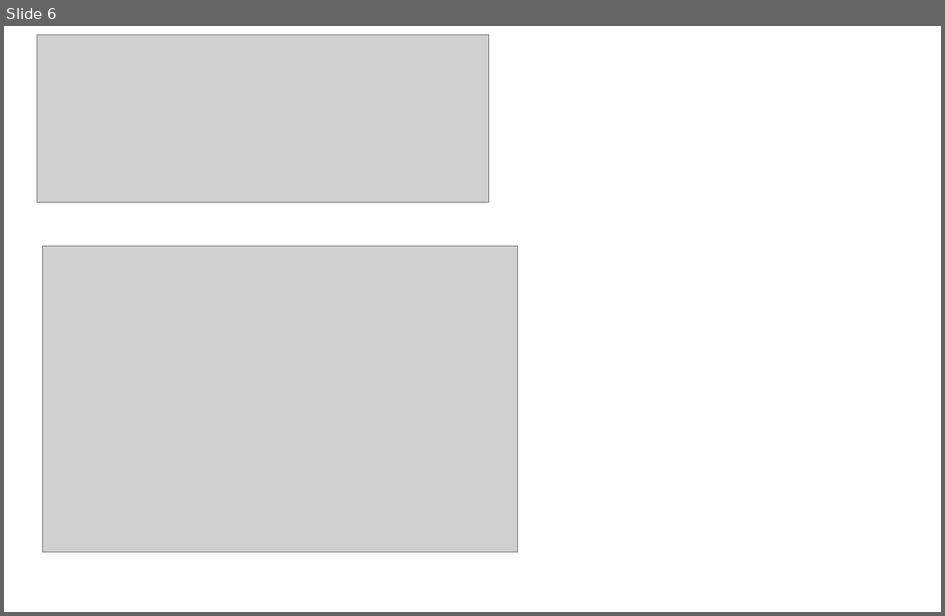
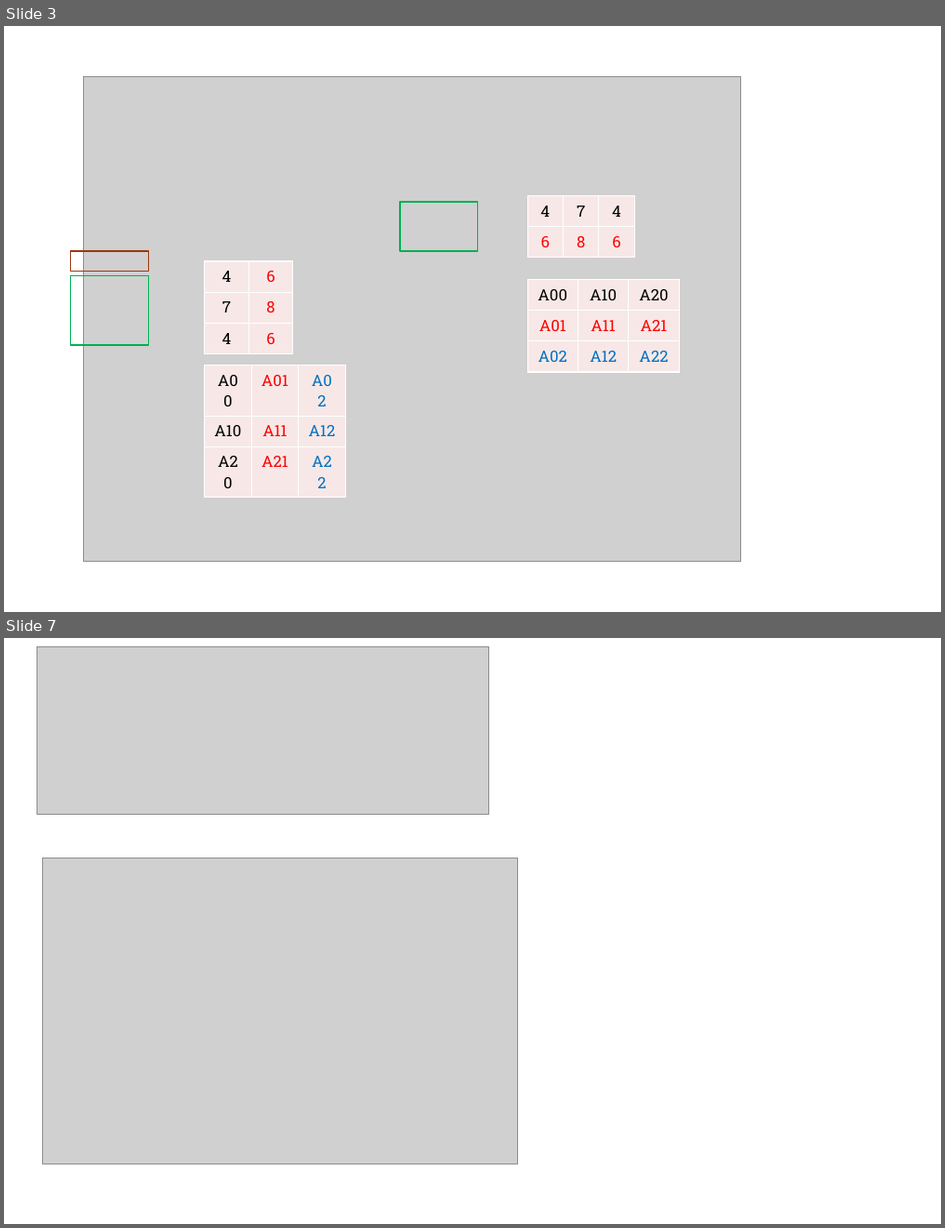
Before and after one commit to d823944/Python4Us, a slide deck: Slide_ITSA_Basics/ITSA Basics_11_15.pptx. Shown one above the other, each under a label of ours: slide 6 before the commit, slides 3 and 7 after it; the slides between them are not shown. The pictures are 945x616 and 945x1228 pixels, drawn with LibreOffice and Linux fonts; fonts in the diff are those of the drawing; grey boxes stand for pictures; background and template pictures are left out. Boxes give left, top, right and bottom in pixels: in the first picture for what was removed or moved away, otherwise in the second. Text is boxed around its words. In the diff, an @@ line names an element or a change of style, - is before the commit and + after.

```diff
--- a/Slide_ITSA_Basics/ITSA Basics_11_15.pptx
+++ b/Slide_ITSA_Basics/ITSA Basics_11_15.pptx
@@ slide 3 added at bbox=[4, 26, 941, 612], background #FFFFFF; not listed: 1 template element that a slide beside it also shows @@
@@ picture added at bbox=[84, 76, 741, 563] @@
@@ rectangle added at bbox=[399, 203, 477, 251], outline #00B050 1 pt @@
@@ table added at bbox=[528, 195, 635, 258], 2 rows, 3 columns @@
+4 | 7 | 4
+6 | 8 | 6
@@ rectangle added at bbox=[71, 251, 148, 271], outline #9C3511 1 pt @@
@@ rectangle added at bbox=[71, 275, 148, 345], outline #00B050 1 pt @@
@@ table added at bbox=[205, 261, 292, 354], 3 rows, 2 columns @@
+4 | 6
+7 | 8
+4 | 6
@@ table added at bbox=[528, 279, 680, 372], 3 rows, 3 columns @@
+A00 | A10 | A20
+A01 | A11 | A21
+A02 | A12 | A22
@@ table added at bbox=[205, 365, 345, 471], 3 rows, 3 columns @@
+A00 | A01 | A02
+A10 | A11 | A12
+A20 | A21 | A22
@@ what was slide 6 is now slide 7 @@
```
Also in this commit, not shown: 1 slide changed, 8 other slides added, 5 slides removed.
